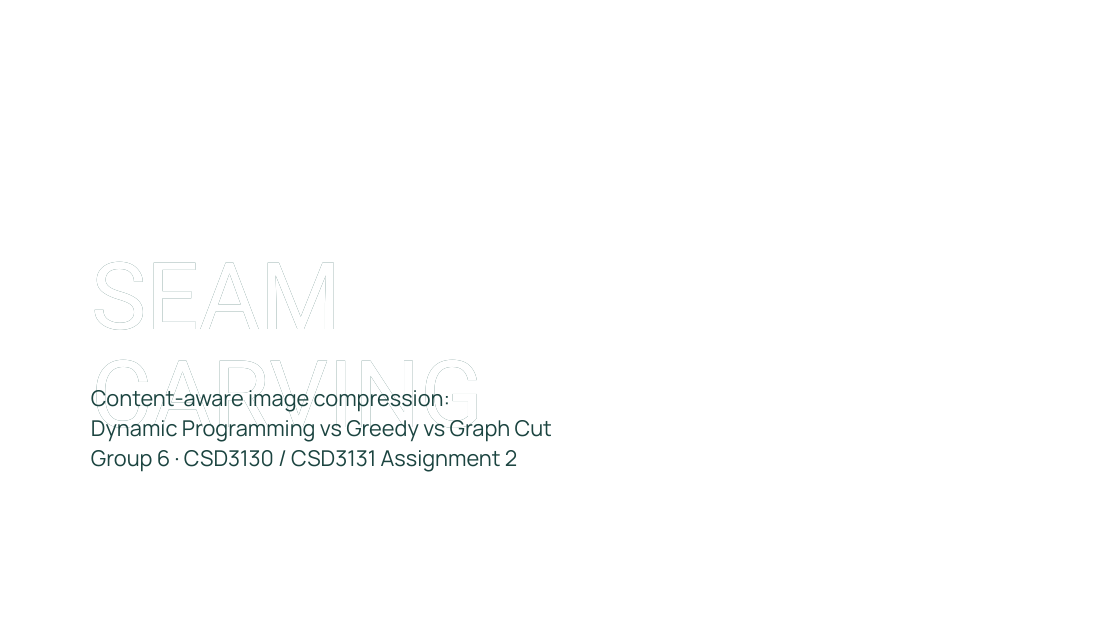
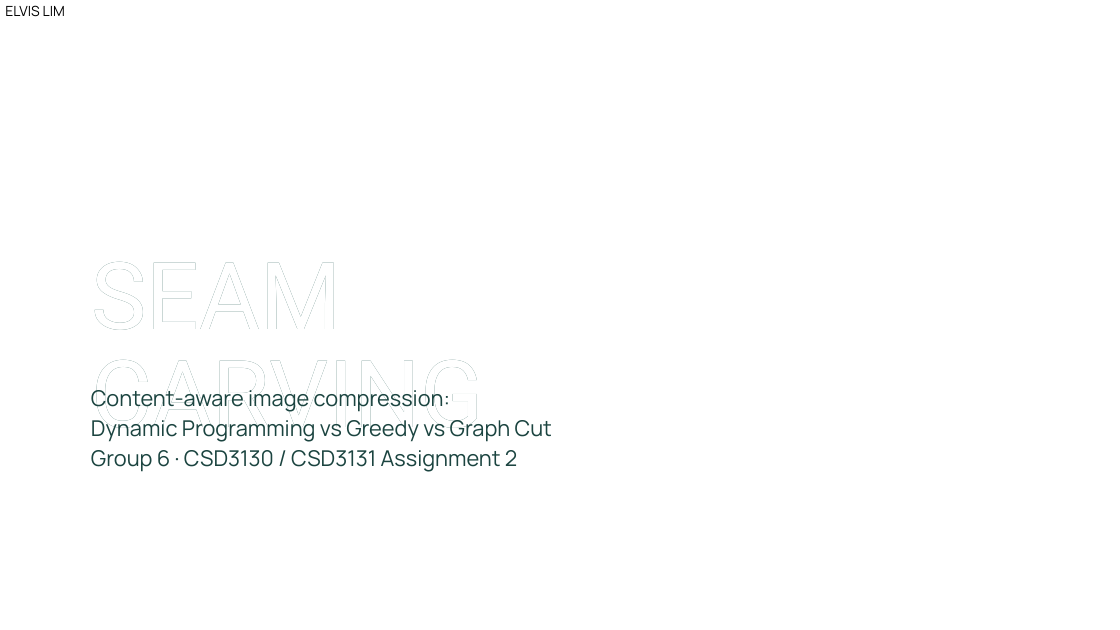
Before and after one commit to elvisshengjie/seam_carving_algorithm_comparison, a slide deck: slide 1 of CSD3130_CSD3131_Presentation.pptx. Drawn at 1120x630 pixels with LibreOffice and Linux fonts; fonts in the diff are those of the drawing; background and template pictures are left out. Boxes give left, top, right and bottom in pixels: in the first picture for what was removed or moved away, otherwise in the second. Text is boxed around its words. In the diff, an @@ line names an element or a change of style, - is before the commit and + after.

```diff
--- a/CSD3130_CSD3131_Presentation.pptx
+++ b/CSD3130_CSD3131_Presentation.pptx
@@ text added at (x1=5, y1=5, x2=65, y2=17), 18 pt, text #000000 @@
+ELVIS LIM
```
Also in this commit, not shown: 9 other slides changed.
